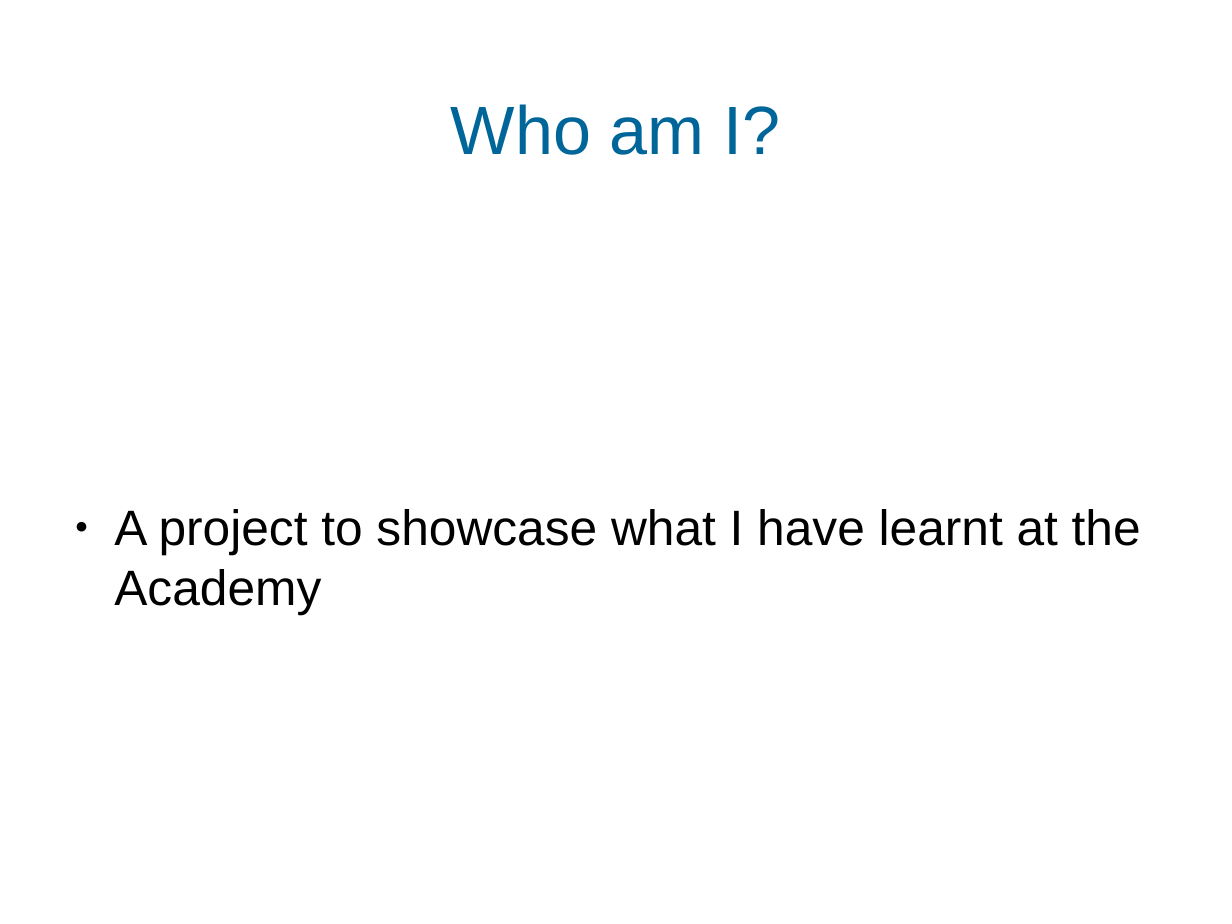
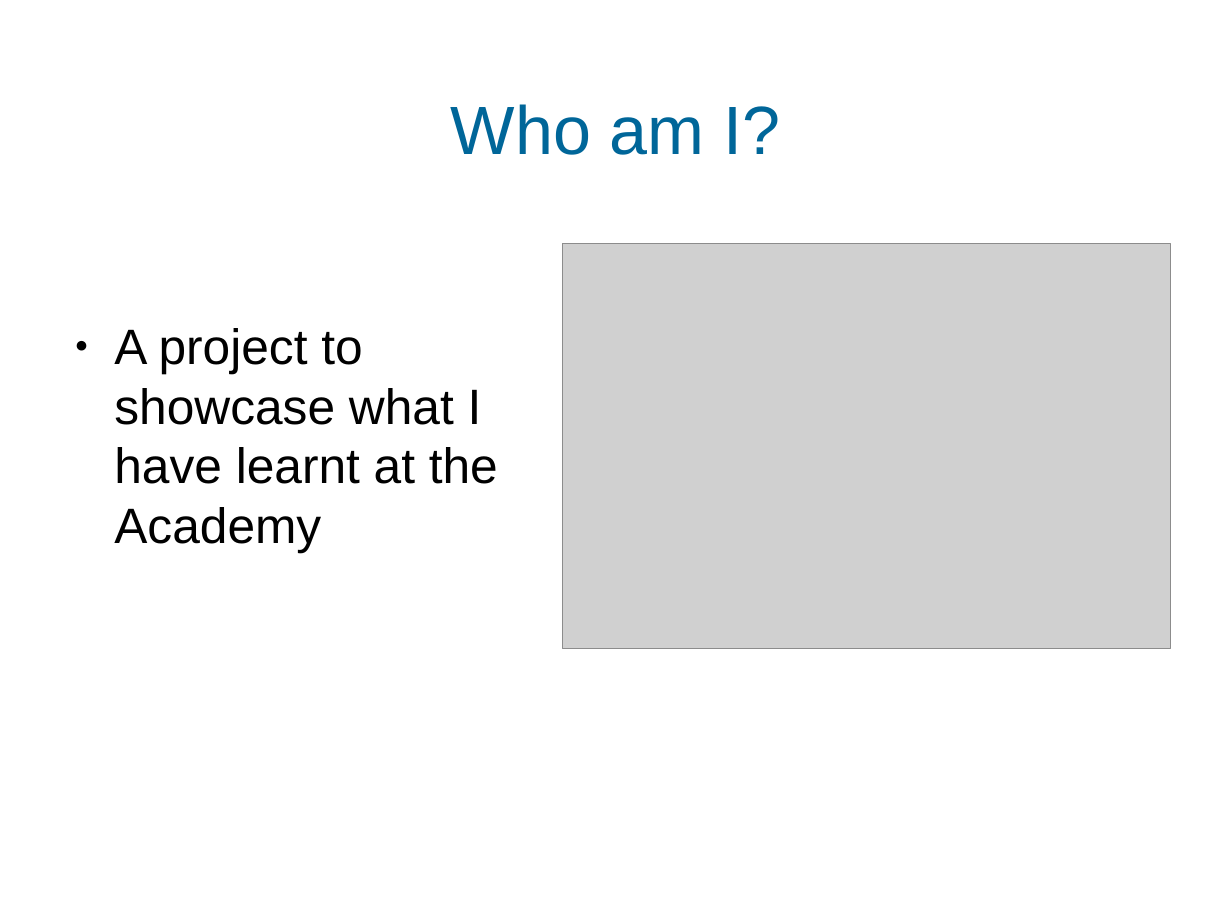
Before and after one commit to daparkes/ims, a slide deck: slide 2 of presentation.pptx. Drawn at 1232x924 pixels with LibreOffice and Linux fonts; fonts in the diff are those of the drawing; grey boxes stand for pictures; background and template pictures are left out. Boxes give left, top, right and bottom in pixels: in the first picture for what was removed or moved away, otherwise in the second. Text is boxed around its words. In the diff, an @@ line names an element or a change of style, - is before the commit and + after.

```diff
--- a/presentation.pptx
+++ b/presentation.pptx
@@ picture added at (563, 244, 1172, 650) @@
@@ text "A project to showcase what ..." rewrapped from (114, 509, 1141, 614) to (114, 328, 498, 552) @@
```
Also in this commit, not shown: 6 other slides changed, 1 slide added, 4 other files.
